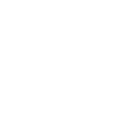
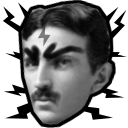
Before/after of a 128px x 128px layered artwork. What changed in the layer stack:
added layer "Ebene #1" (48%) above "Eingefügte Ebene" over 37, 25, 51, 47
added layer "Eingefügte Ebene" above "Ebene" over 20, 2, 114, 125
added layer "Ebene" above "Hintergrund" over 3, 0, 127, 128
hid "Hintergrund" over 3, 0, 127, 128
